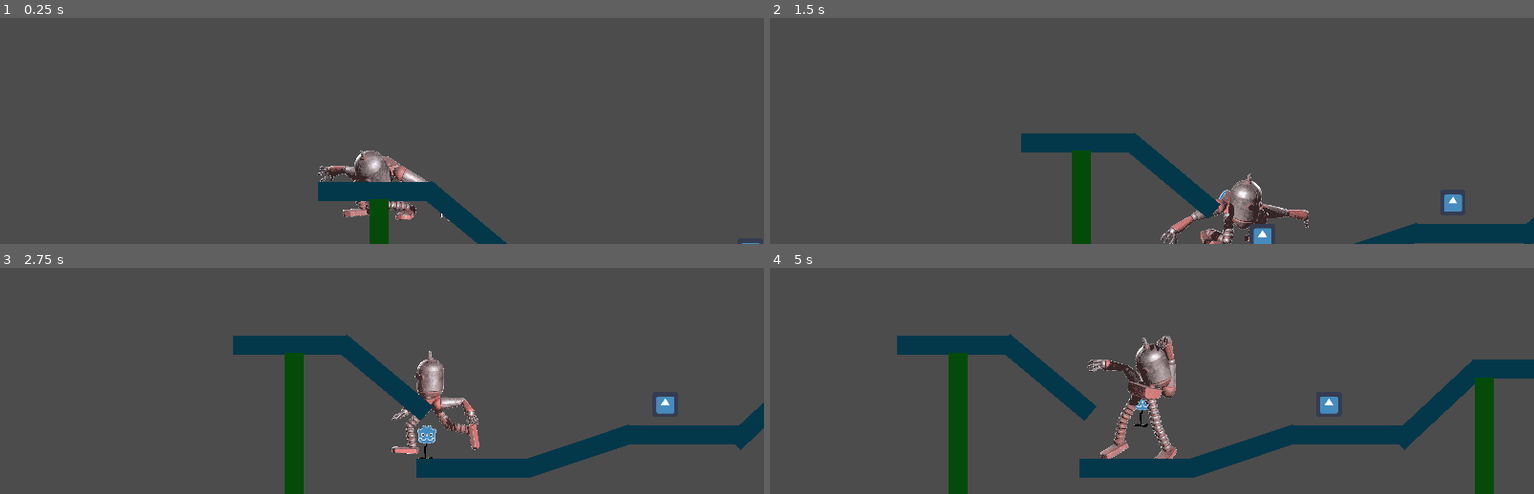
Above: before the commit, frames 1-4 (two rows, left to right).
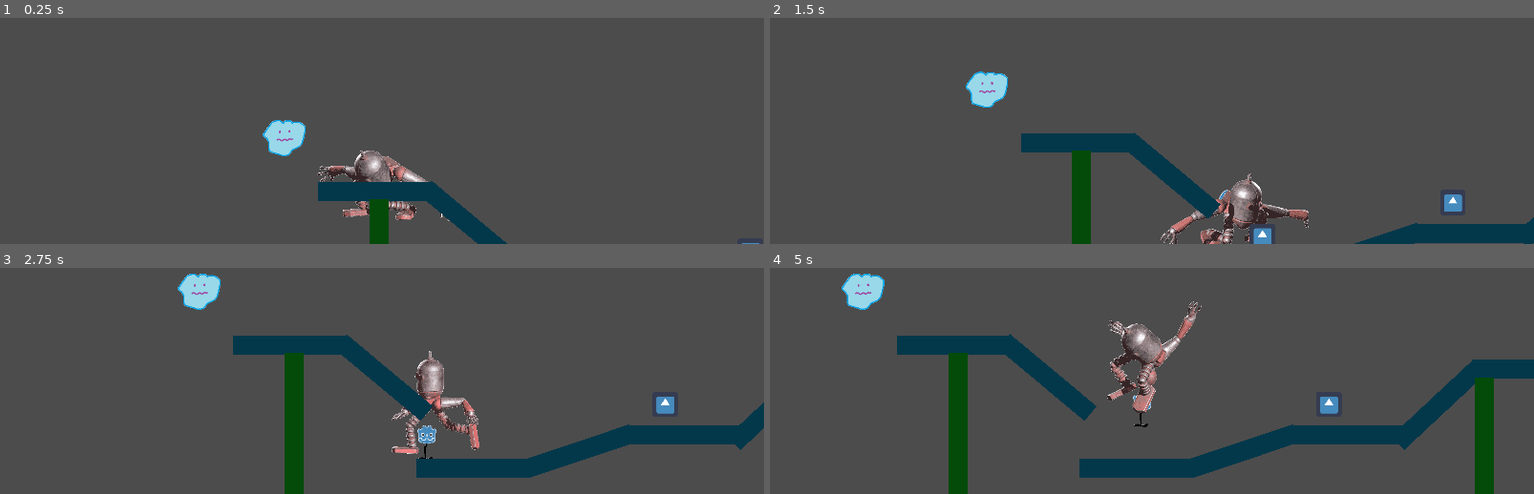
Above: after the commit, the same moments.

Repository: DeepHorizonsCL/perrobot
Game: Godot game, scene res://Scenes/Mapa.tscn
Same seed, same stepped clock (60 frames per second), same inputs: the game is played once before the commit and once after it. The engine's default icon, where the game draws it, is replaced by a stand-in: a white triangle on a blue panel in a dark square.
Inputs:
- Up to frame 1 (0.25 s): no input
- Up to frame 2 (1.5 s): tap Enter (ui_accept) at 0.5, 0.77 s; hold Right (ui_right) from 0.53 s (still down)
- Up to frame 3 (2.75 s): tap Enter (ui_accept) at 1.52 s; release Right (ui_right) at 2.03 s; hold Left (ui_left) from 2.03 s (still down)
- Up to frame 4 (5 s): release Left (ui_left) at 2.78 s; hold Right (ui_right) 2.78-4.28 s; tap Enter (ui_accept) at 3.02, 3.77, 4.52 s; hold Left (ui_left) from 4.28 s (still down)

The runs differ from the first frame. In frame 1, 0.7% of the frame differs, in the area x 34-40%, y 45-62%; in frame 2, 0.7%; in frame 3, 0.7%; in frame 4, 3.8%, in the area x 9-57%, y 2-85%.

Commit message:
ADD: Masita incorporea

Diff:
--- /dev/null
+++ b/Objects/incorporeo.tscn
@@ -0,0 +1,16 @@
+[gd_scene load_steps=3 format=2]
+
+[ext_resource path="res://Sprites/incorporeo.png" type="Texture" id=1]
+
+[sub_resource type="Environment" id=1]
+glow_enabled = true
+glow_bloom = 0.29
+glow_blend_mode = 0
+
+[node name="Incorporeo" type="Node2D"]
+
+[node name="incorporeo" type="Sprite" parent="."]
+texture = ExtResource( 1 )
+
+[node name="WorldEnvironment" type="WorldEnvironment" parent="."]
+environment = SubResource( 1 )
--- a/Scenes/Mapa.tscn
+++ b/Scenes/Mapa.tscn
@@ -6,6 +6,7 @@
 [ext_resource path="res://Objects/Bloqueador.tscn" type="PackedScene" id=4]
 [ext_resource path="res://Objects/Player/parterobot.tscn" type="PackedScene" id=5]
 [ext_resource path="res://Objects/puas.tscn" type="PackedScene" id=6]
+[ext_resource path="res://Objects/incorporeo.tscn" type="PackedScene" id=7]
 
 [node name="Node2D" type="Node2D"]
 
@@ -196,3 +197,5 @@
 
 [node name="espinas" parent="." instance=ExtResource( 6 )]
 position = Vector2( 172.004, 3213.64 )
+
+[node name="incorporeo" parent="." instance=ExtResource( 7 )]
--- a/Scripts/playerController.gd
+++ b/Scripts/playerController.gd
@@ -48,11 +48,14 @@
 var inmunidadTemporal = false
 
 #estado actual del robot
-var estado_robot = "cabeza"
+var estado_robot = "vacio"
 
 func _ready():
 	updateRoboto("cabeza")
-
+	actual_ani = $ani_cabeza_brazos_piernas
+
+func init_robot():
+	updateRoboto("cabeza")
 
 func add_pieza(pieza,num):
 
@@ -344,6 +347,8 @@
 
 func _physics_process(delta):
 
+	if estado_robot == "vacio":
+		move = 0
 	if estado_robot == "cabeza":
 		move_x = ( pres ) * speed * correr * dificultadsalto * move + empuje
 	elif estado_robot == "cabeza-pierna" :
@@ -452,6 +457,7 @@
 			tope = 0
 			subida = 0
 		print (" subida: " +  str(subida) + " VS tope: " + str(tope)  +  ' VS Tope MAX:  ' + str(topeMax) )
+		actual_ani.animation = "jump"
 	else :
 		gravity = gravity_val
 		if not is_on_floor():
Not shown: 1 places in Scenes/Mapa.tscn that only renumber resources
Binary file added: Sprites/incorporeo.png
Not shown, added: Sprites/incorporeo.png.import
Not shown, changed: Scenes/Camera2D.vs
